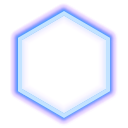
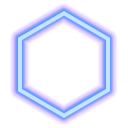
Layers edited between the first and the second w=128, h=128 image:
hid "Polygon 1 copy" over [left=20, top=15, right=112, bottom=114]
showed "Polygon 1" over [left=20, top=15, right=106, bottom=114]
